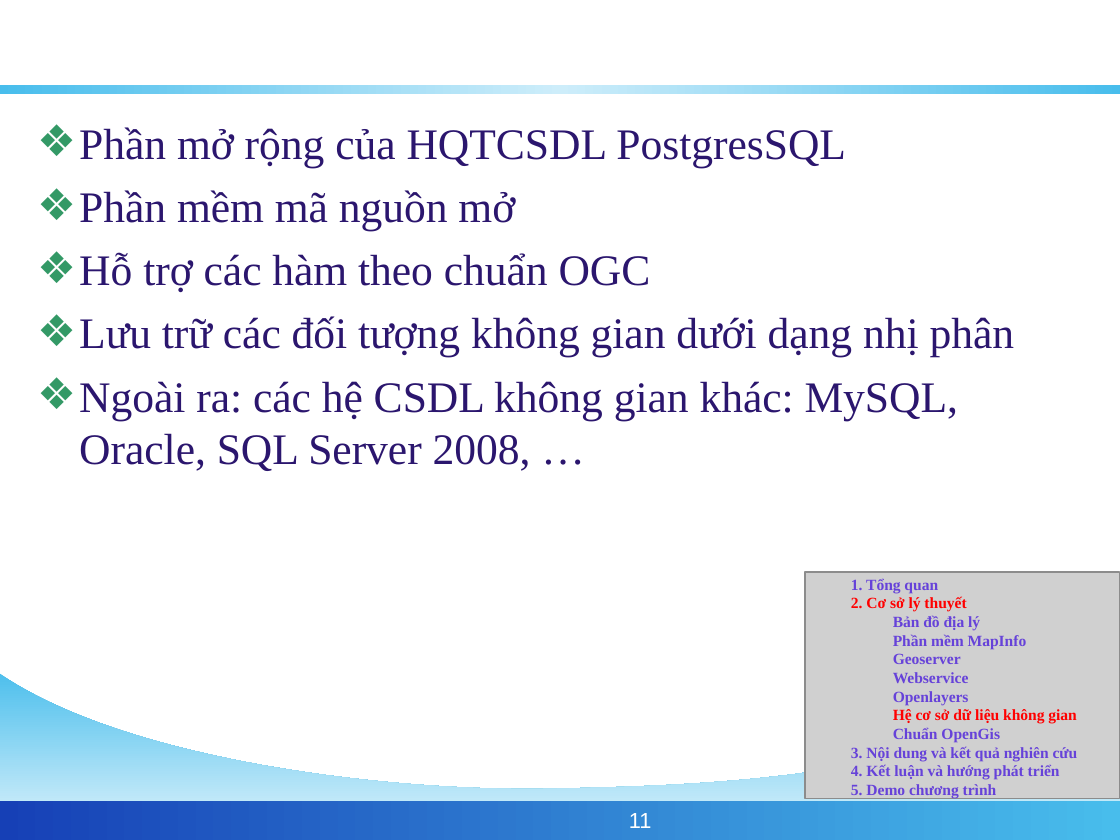
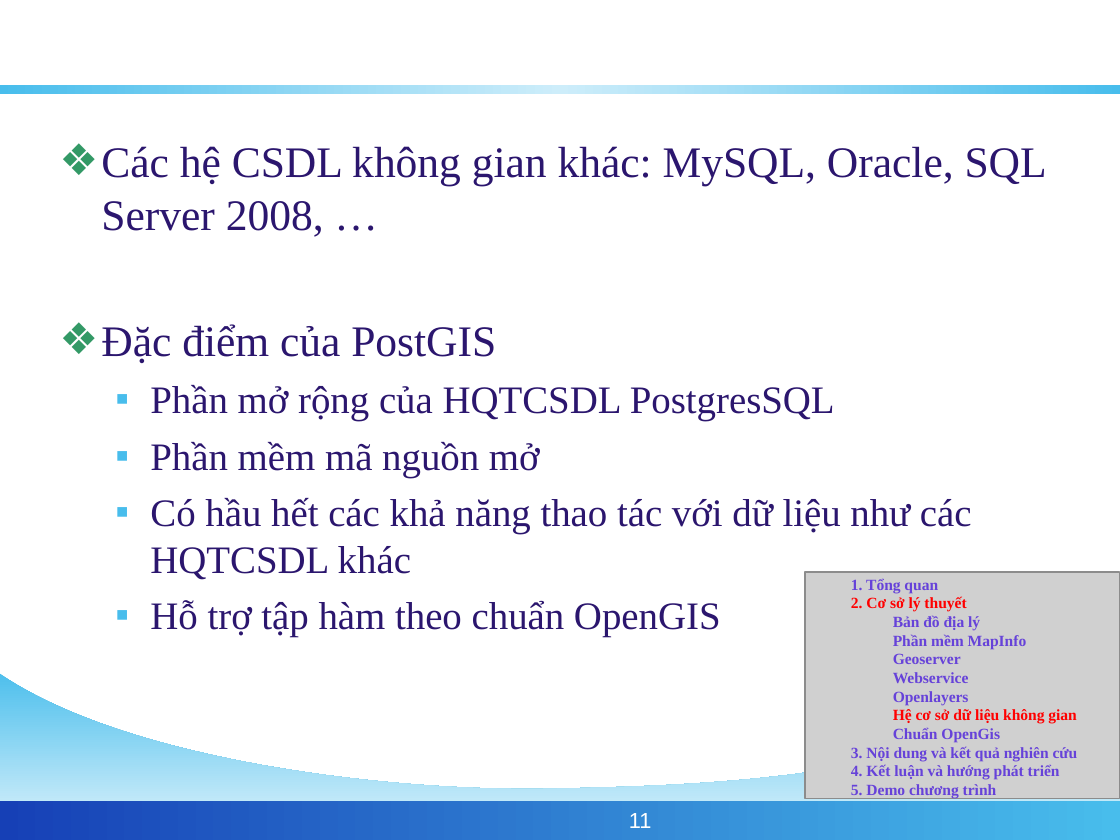
Before and after one commit to phamngsinh/cantho-webgis, a slide deck: slide 11 of Document/Bao Cao/BaoCaoLuanVan.ppt. Drawn at 1120x840 pixels with LibreOffice and Linux fonts; fonts in the diff are those of the drawing; grey boxes stand for pictures; background and template pictures are left out. Boxes give left, top, right and bottom in pixels: in the first picture for what was removed or moved away, otherwise in the second. Text is boxed around its words. In the diff, an @@ line names an element or a change of style, - is before the commit and + after.

```diff
--- a/Document/Bao Cao/BaoCaoLuanVan.ppt
+++ b/Document/Bao Cao/BaoCaoLuanVan.ppt
@@ text "Các hệ CSDL không gian ...": place and size @@
-text "Các hệ CSDL không gian ..." at [79,127,1015,471]
+text "Các hệ CSDL không gian ..." at [101,146,1047,637]
@@ text at [101,146,1047,363]: paragraphs added @@
+❖ Các hệ CSDL không gian khác: MySQL, Oracle, SQL Server 2008, …
+❖ Đặc điểm của PostGIS
@@ text at [150,385,835,478]: size 28 to 25 pt in "Phần mở rộng của HQTCSDL PostgresSQL", "Phần mềm mã nguồn mở"; bullet ❖ to ▪; list level 1 to 2 in "Phần mở rộng của HQTCSDL ..."; bullet colour #339966 to #48BDEC; list level 1 to 2 in "Phần mềm mã nguồn mở" @@
@@ text at [150,498,972,637]: text changed; size 28 to 25 pt @@
-❖ Hỗ trợ các hàm theo chuẩn OGC
-❖ Lưu trữ các đối tượng không gian dưới dạng nhị phân
-❖ Ngoài ra: các hệ CSDL không gian khác: MySQL, Oracle, SQL Server 2008, …
+  ▪ Có hầu hết các khả năng thao tác với dữ liệu như các HQTCSDL khác
+  ▪ Hỗ trợ tập hàm theo chuẩn OpenGIS
```
Also in this commit, not shown: 12 other slides changed, 1 slide added, 1 slide removed.
